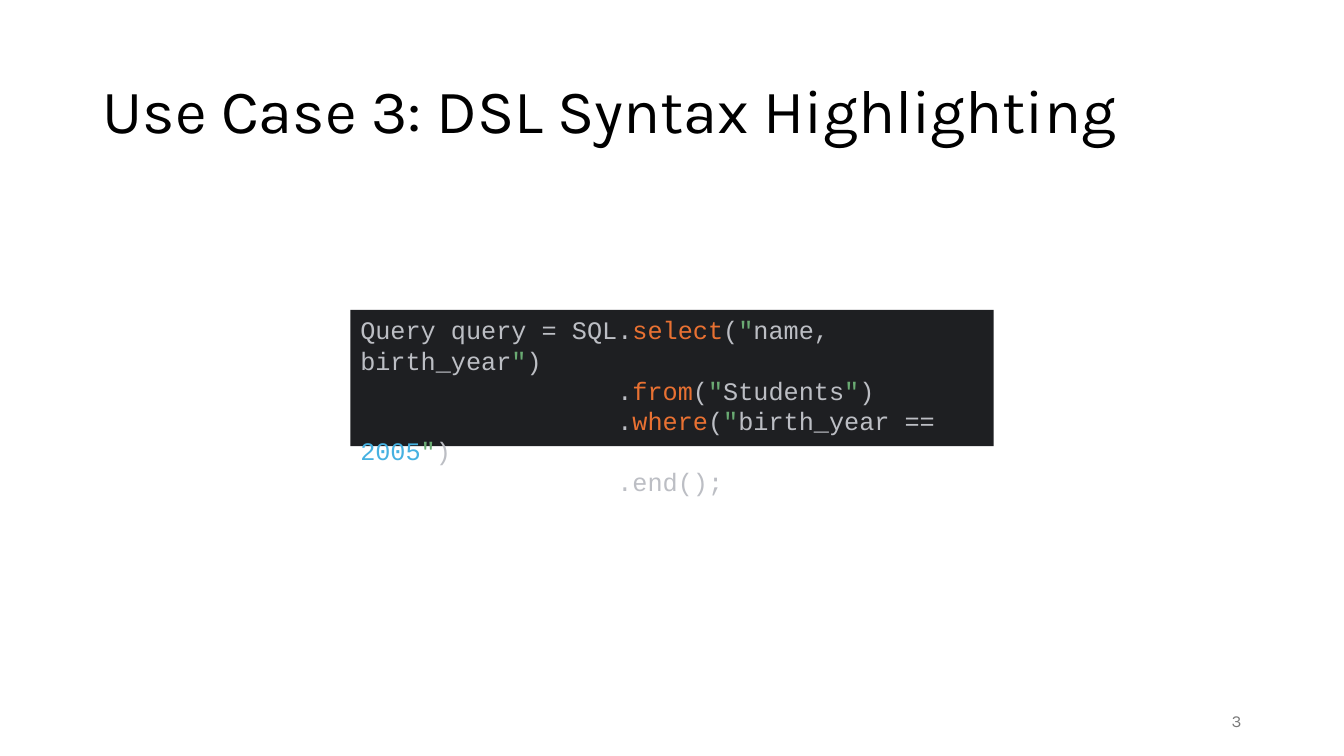
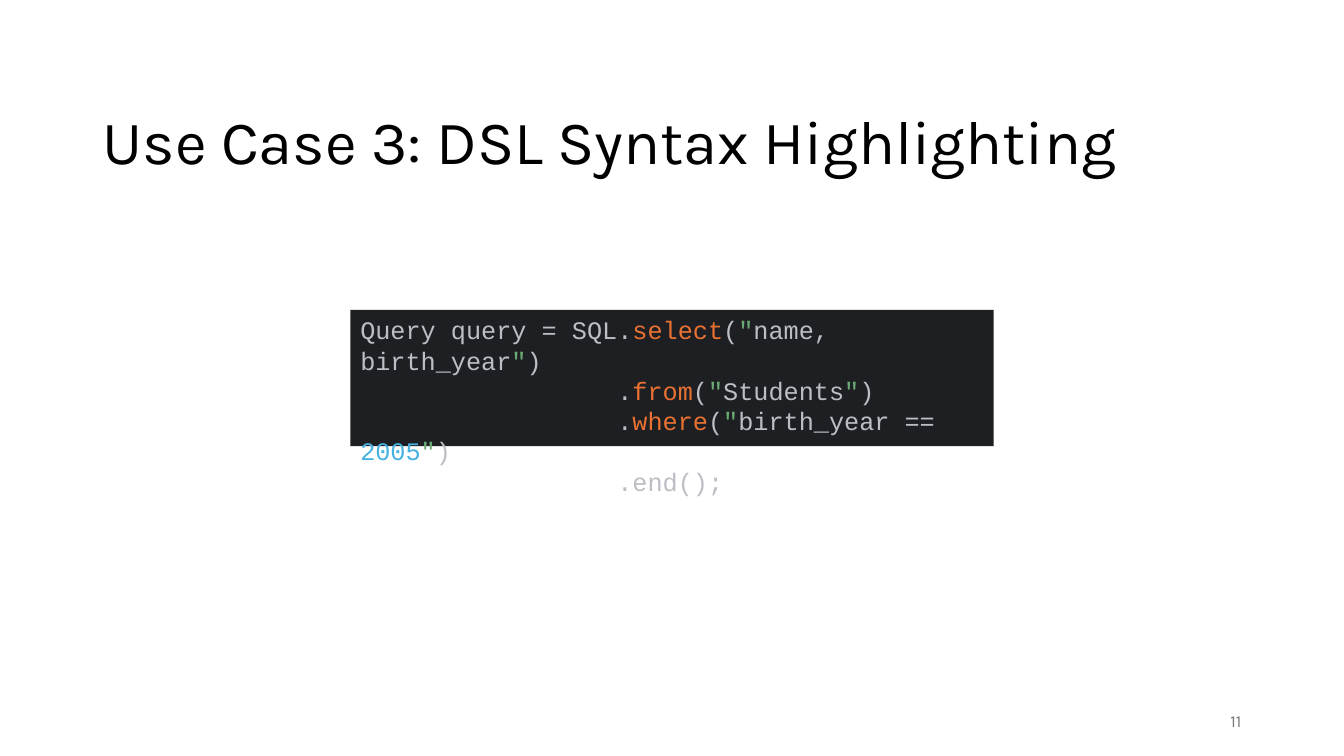
Before and after one commit to prg-titech/safe-fluent-dsls, a slide deck: slide 11 of concept/Research-Interest.pptx (slide 3 before the commit). Drawn at 1344x756 pixels with LibreOffice and Linux fonts; fonts in the diff are those of the drawing. Boxes give left, top, right and bottom in pixels: in the first picture for what was removed or moved away, otherwise in the second. Text is boxed around its words. In the diff, an @@ line names an element or a change of style, - is before the commit and + after.

```diff
--- a/concept/Research-Interest.pptx
+++ b/concept/Research-Interest.pptx
@@ title "Use Case 3: DSL Syntax ..." moved from (x1=102, y1=90, x2=1116, y2=148) to (x1=102, y1=121, x2=1116, y2=179) @@
@@ page number at (x1=1230, y1=716, x2=1241, y2=727): text changed @@
-3
+11
```
Also in this commit, not shown: 4 other slides changed, 8 slides added, 6 other files.
